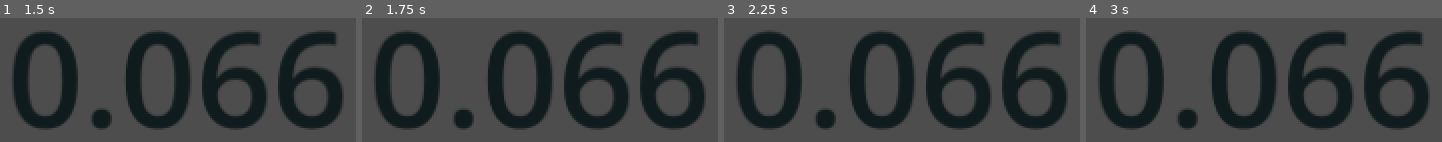
Above: before the commit, frames 1-4 (left to right).
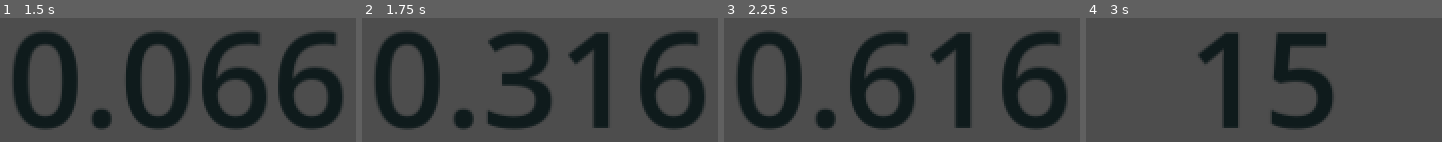
Above: after the commit, the same moments.

Repository: uyha/cube-timer
Game: Godot game, scene res://control.tscn
The game is run twice, just before and just after one commit, with the same random seed, the same clock (stepped at 60 frames per second) and the same inputs.
Inputs:
- Up to frame 1 (1.5 s): tap Enter at 0.5 s; hold Space (toggle_timer) 0.53-1.28 s; tap Space (toggle_timer) at 1.35 s
- Up to frame 2 (1.75 s): no input
- Up to frame 3 (2.25 s): hold Space (toggle_timer) from 2.03 s (still down)
- Up to frame 4 (3 s): tap Enter at 2.75 s; release Space (toggle_timer) at 2.78 s; tap Space (toggle_timer) at 2.85 s

Frame 1 is identical in both runs. In frame 2, 12% of the frame differs, in the area x 35-75%, y 11-91%; in frame 3, 11%; in frame 4, 33%, in the area x 3-97%, y 11-91%.

Commit message:
implement inspection

Diff:
--- a/timer.gd
+++ b/timer.gd
@@ -1,27 +1,68 @@
 extends Node
 
-enum TimerState {stopped, running, stopping}
+enum TimerState {stopped, inspecting, timing, stopping}
 var timer_state: TimerState = TimerState.stopped
-var total: float = 0
+
+enum Inspection {normal, late, dnf}
+
+var inspect_time: float = 0
+var solving_time: float = 0
+
+func _ready() -> void:
+	print(Config.has_inspection)
 
 func _process(delta: float) -> void:
-	if timer_state != TimerState.running:
-		return
+	if timer_state == TimerState.inspecting:
+		inspecting(delta)
 
-	total += delta
-	self.text = str(total).pad_decimals(3)
+	if timer_state == TimerState.timing:
+		timing(delta)
 
 func _input(event: InputEvent) -> void:
 	match timer_state:
 		TimerState.stopped:
 			if event.is_action_released("toggle_timer"):
-				total = 0
-				timer_state = TimerState.running
 
-		TimerState.running:
+				if Config.has_inspection:
+					inspect_time = 15
+					timer_state = TimerState.inspecting
+				else:
+					solving_time = 0
+					timer_state = TimerState.timing
+
+		TimerState.inspecting:
+			if event.is_action_released("toggle_timer"):
+					solving_time = 0
+					timer_state = TimerState.timing
+
+		TimerState.timing:
 			if event.is_action_pressed("toggle_timer"):
 				timer_state = TimerState.stopping
 
 		TimerState.stopping:
 			if event.is_action_released("toggle_timer"):
 					timer_state = TimerState.stopped
+
+func inspecting(delta: float) -> void:
+	inspect_time -= delta
+
+	match inspect_result():
+		Inspection.normal:
+			self.text = "%02d" % (int(inspect_time) + 1)
+		Inspection.late:
+			self.text = "+2"
+		Inspection.dnf:
+			self.text = "DNF"
+
+func timing(delta: float) -> void:
+	solving_time += delta
+	self.text = str(solving_time).pad_decimals(3)
+
+func inspect_result() -> Inspection:
+	if inspect_time > 0:
+		return Inspection.normal
+
+	if inspect_time > -2:
+		return Inspection.late
+
+	return Inspection.dnf
